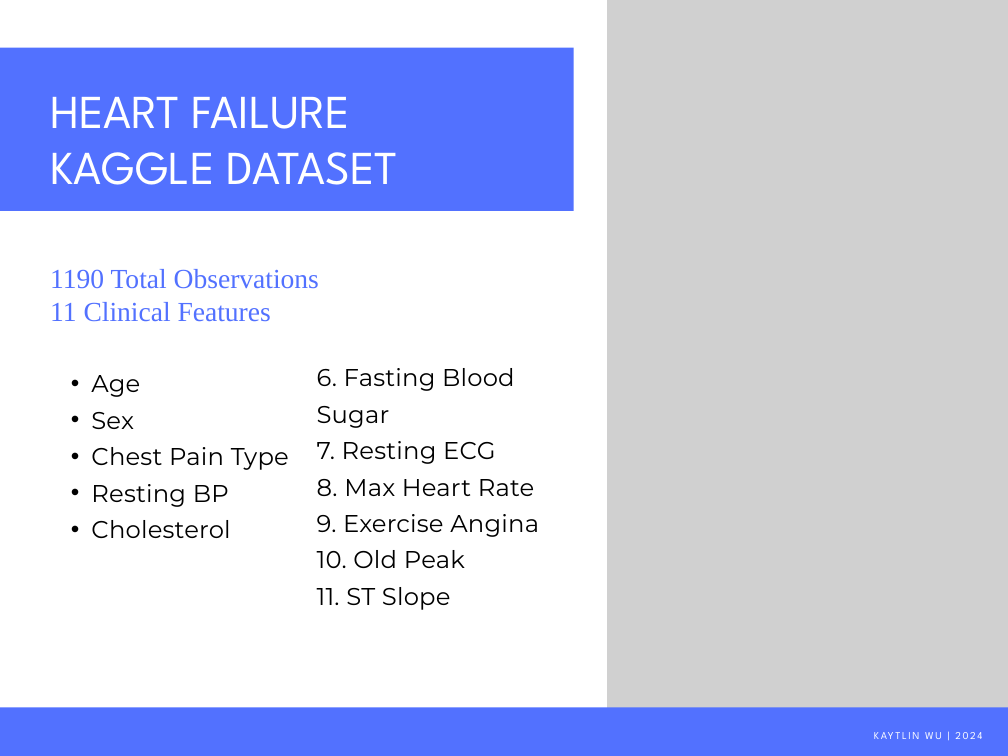
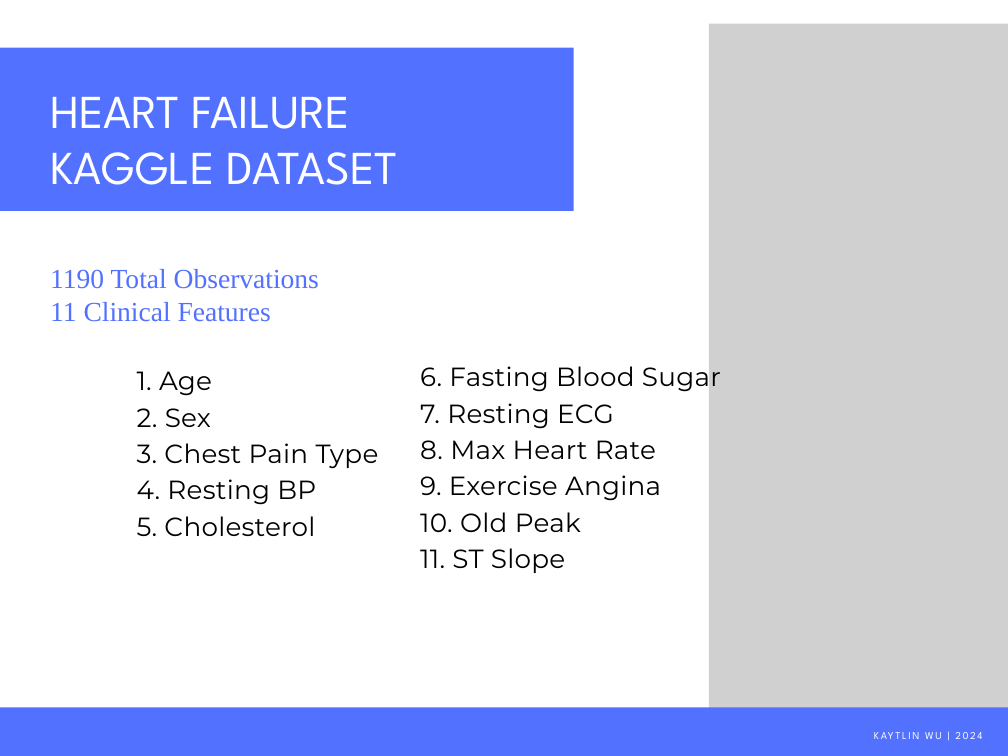
Before and after one commit to kaytlinwu/Capstone_Heart_Failure_Predictor, a slide deck: slide 4 of Predication Model for Heart Failure.pptx. Drawn at 1008x756 pixels with LibreOffice and Linux fonts; fonts in the diff are those of the drawing; grey boxes stand for pictures. Boxes give left, top, right and bottom in pixels: in the first picture for what was removed or moved away, otherwise in the second. Text is boxed around its words. In the diff, an @@ line names an element or a change of style, - is before the commit and + after.

```diff
--- a/Predication Model for Heart Failure.pptx
+++ b/Predication Model for Heart Failure.pptx
@@ picture: place and size @@
-picture at [607,0,1008,756]
+picture at [709,24,1008,756]
@@ text "6. Fasting Blood Sugar": place and size @@
-text "6. Fasting Blood Sugar" at [317,368,539,610]
+text "6. Fasting Blood Sugar" at [420,360,721,573]
@@ text "6. Fasting Blood Sugar" at [420,360,721,573]: size 18.5 to 20 pt @@
@@ text at [137,371,379,536]: text changed; size 18.5 to 20 pt @@
-  • Age
-  • Sex
-  • Chest Pain Type
-  • Resting BP
-  • Cholesterol
+  1. Age
+  2. Sex
+  3. Chest Pain Type
+  4. Resting BP
+  5. Cholesterol
```
Also in this commit, not shown: 3 other slides changed, 3 other files.
